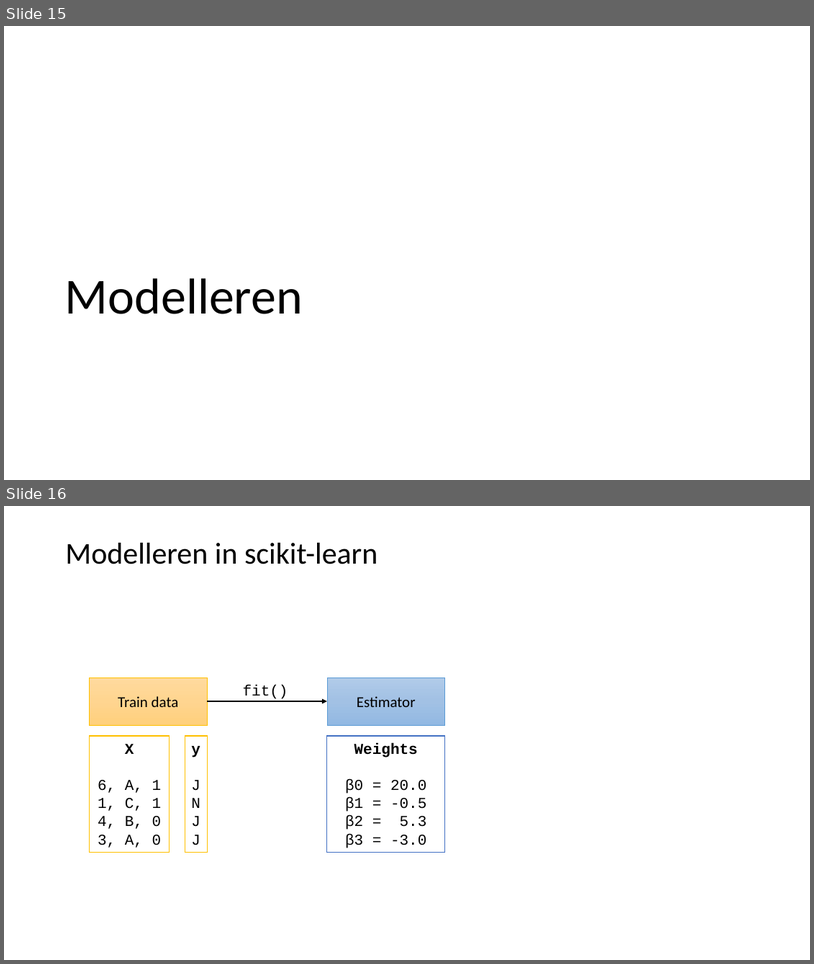
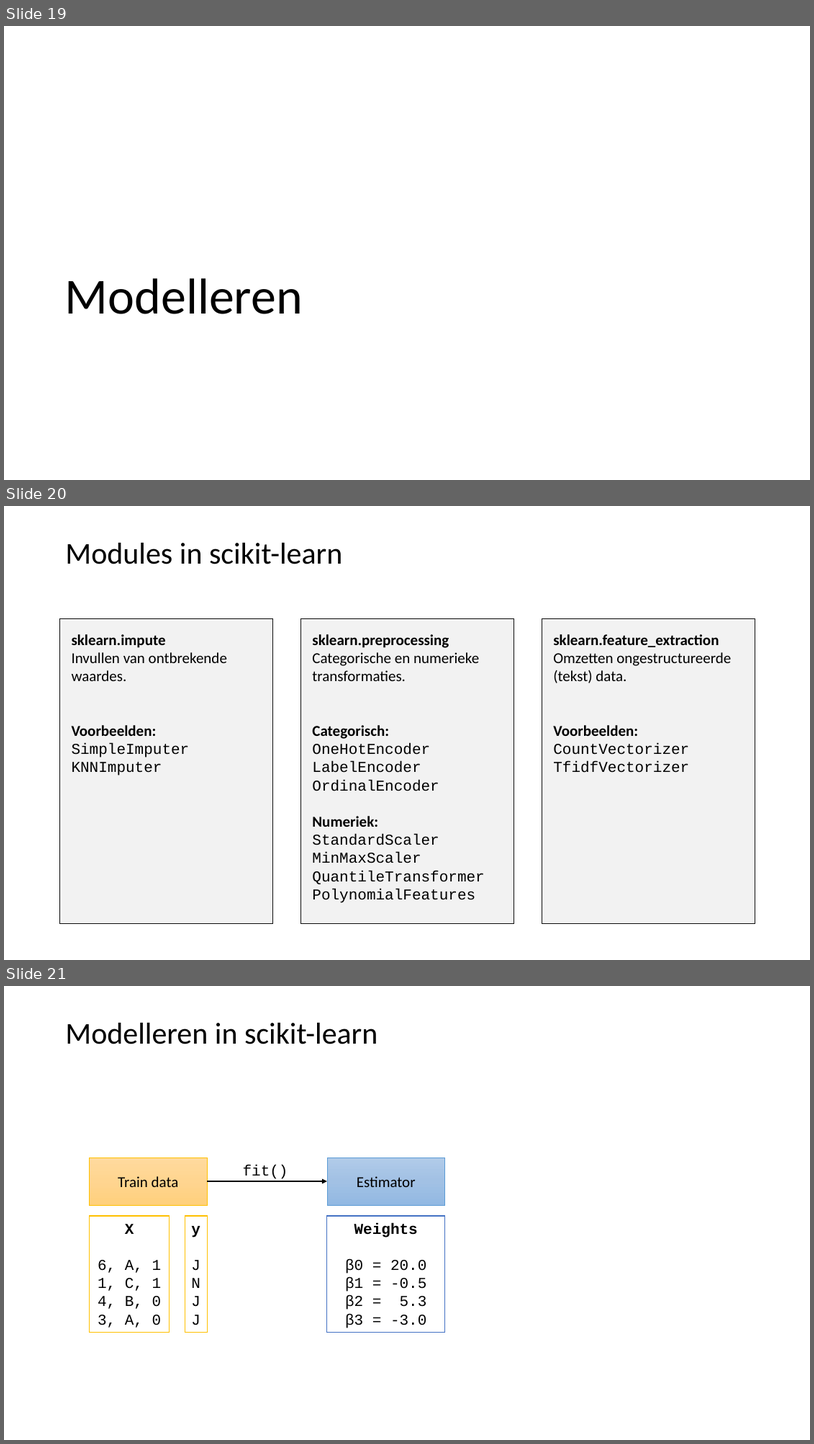
Before and after one commit to LFKoning/knowledge-sharing, a slide deck: python_trainees/4_scikit_learn/python_traineeship_4.pptx. Shown one above the other, each under a label of ours: slides 15 and 16 before the commit, slides 19, 20 and 21 after it. The pictures are 814x964 and 814x1444 pixels, drawn with LibreOffice and Linux fonts; fonts in the diff are those of the drawing. Boxes give left, top, right and bottom in pixels: in the first picture for what was removed or moved away, otherwise in the second. Text is boxed around its words. In the diff, an @@ line names an element or a change of style, - is before the commit and + after.

```diff
--- a/python_trainees/4_scikit_learn/python_traineeship_4.pptx
+++ b/python_trainees/4_scikit_learn/python_traineeship_4.pptx
@@ slide 20 added at [4, 506, 810, 960], background #FFFFFF @@
@@ title added at [65, 543, 342, 564], 36 pt, text #000000 @@
+Modules in scikit-learn
@@ rectangle added at [59, 618, 273, 924], fill #F2F2F2, outline #0D0D0D 0.5 pt, 18 pt, text #000000 @@
+sklearn.impute
+Invullen van ontbrekende waardes.
+Voorbeelden:
+SimpleImputer
+KNNImputer
@@ rectangle added at [301, 618, 514, 924], fill #F2F2F2, outline #0D0D0D 0.5 pt, 18 pt, text #000000 @@
+sklearn.preprocessing
+Categorische en numerieke transformaties.
+Categorisch:
+OneHotEncoder
+LabelEncoder
+OrdinalEncoder
+Numeriek:
+StandardScaler
+MinMaxScaler QuantileTransformer
+PolynomialFeatures
@@ rectangle added at [542, 618, 756, 924], fill #F2F2F2, outline #0D0D0D 0.5 pt, 18 pt, text #000000 @@
+sklearn.feature_extraction
+Omzetten ongestructureerde (tekst) data.
+Voorbeelden:
+CountVectorizer
+TfidfVectorizer
@@ what was slide 15 is now slide 19 @@
@@ what was slide 16 is now slide 21 @@
```
Also in this commit, not shown: 3 slides changed, 6 other slides added, 7 other files.
